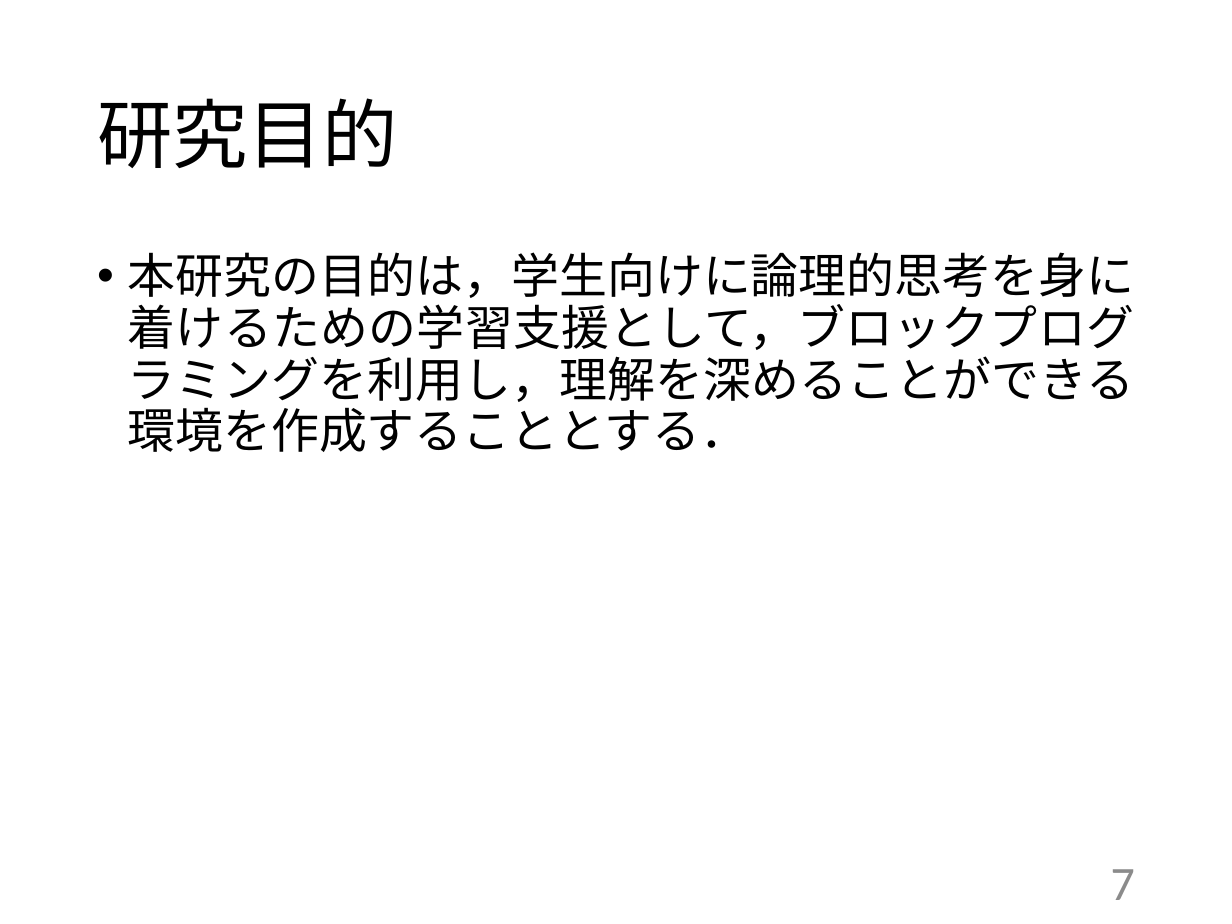
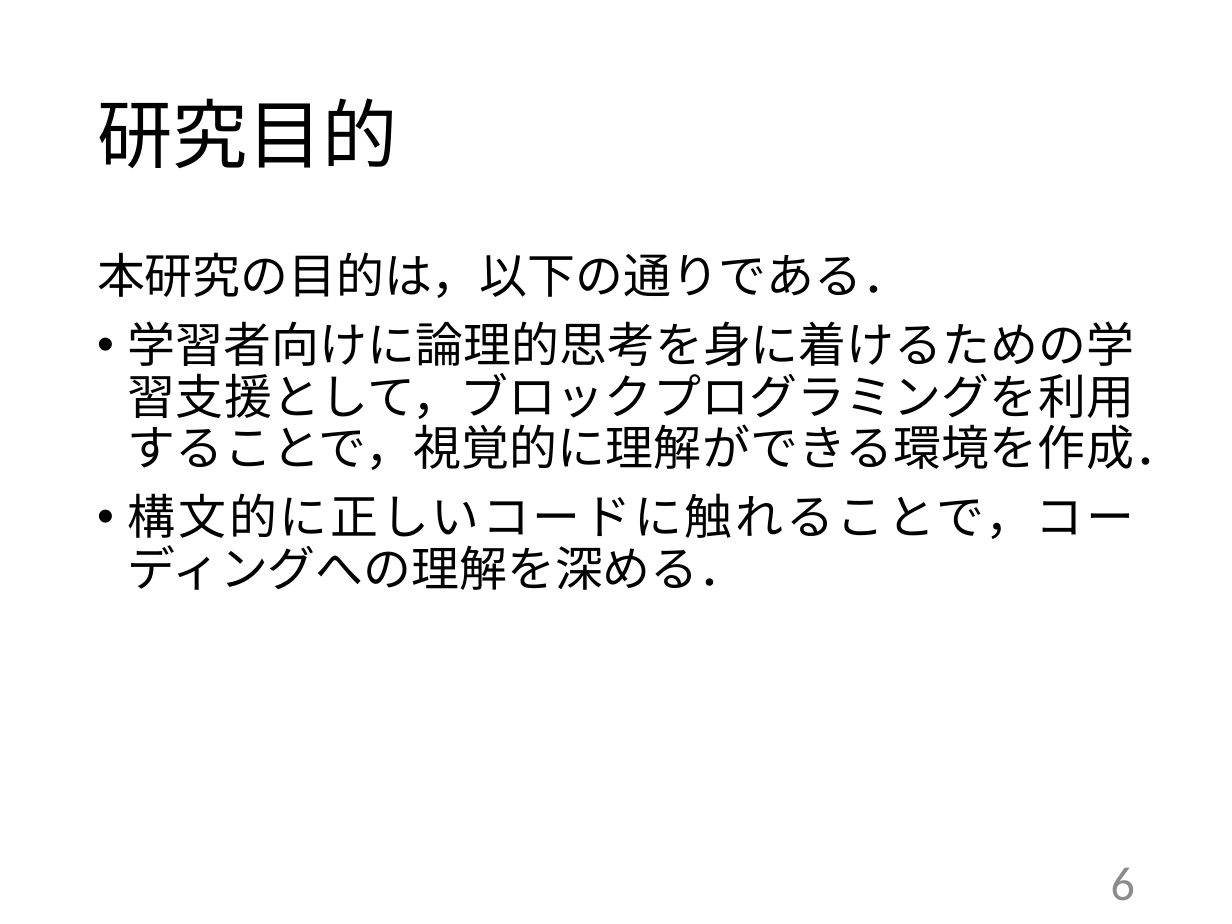
Before and after one commit to kait-takanolab/1821121-shimaoka-thesis, a slide deck: slide 6 of 1821121_shimaoka_tyuukan.pptx (slide 7 before the commit). Drawn at 1232x924 pixels with LibreOffice and Linux fonts; fonts in the diff are those of the drawing. Boxes give left, top, right and bottom in pixels: in the first picture for what was removed or moved away, otherwise in the second. Text is boxed around its words. In the diff, an @@ line names an element or a change of style, - is before the commit and + after.

```diff
--- a/1821121_shimaoka_tyuukan.pptx
+++ b/1821121_shimaoka_tyuukan.pptx
@@ text at (97, 252, 1182, 590): text changed @@
-• 本研究の目的は，学生向けに論理的思考を身に着けるための学習支援として，ブロックプログラミングを利用し，理解を深めることができる環境を作成することとする．
+本研究の目的は，以下の通りである．
+• 学習者向けに論理的思考を身に着けるための学習支援として，ブロックプログラミングを利用することで，視覚的に理解ができる環境を作成．
+• 構文的に正しいコードに触れることで，コーディングへの理解を深める．
@@ page number at (1111, 867, 1135, 900): text changed @@
-7
+6
```
Also in this commit, not shown: 8 other slides changed, 1 slide removed.
